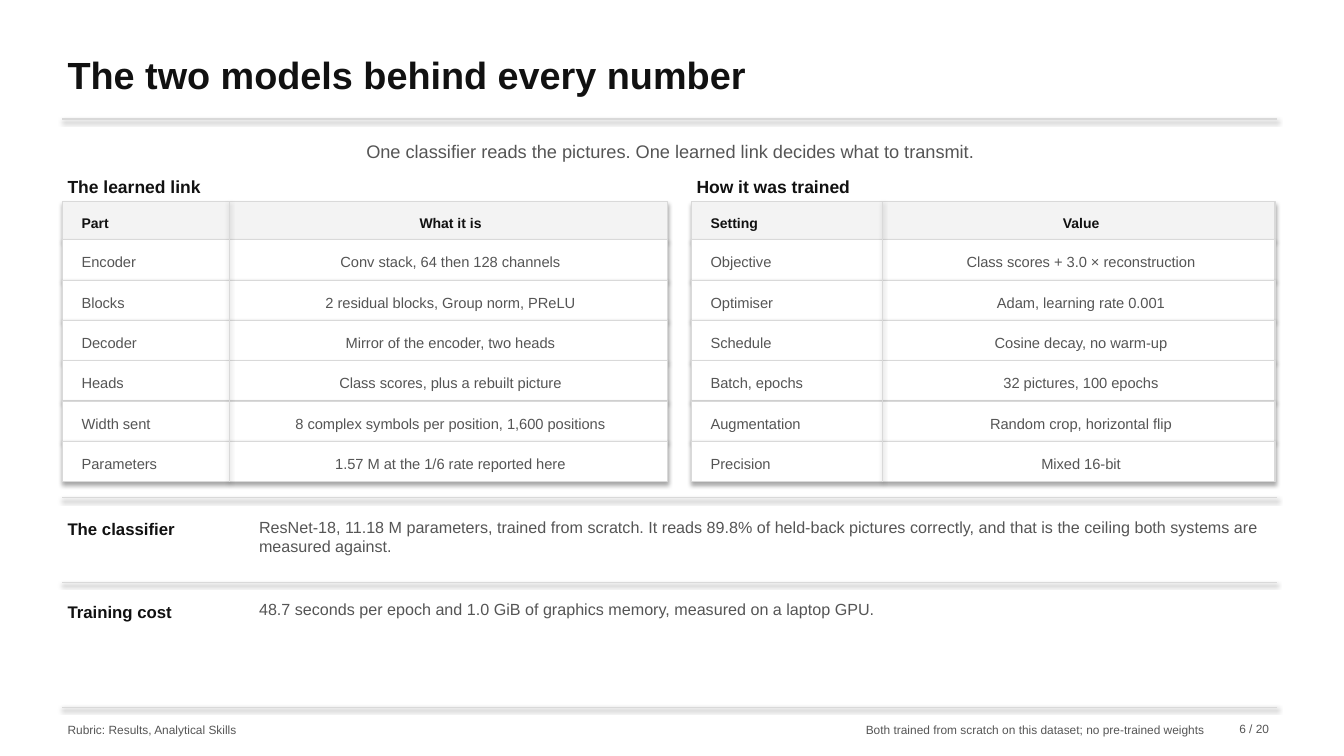
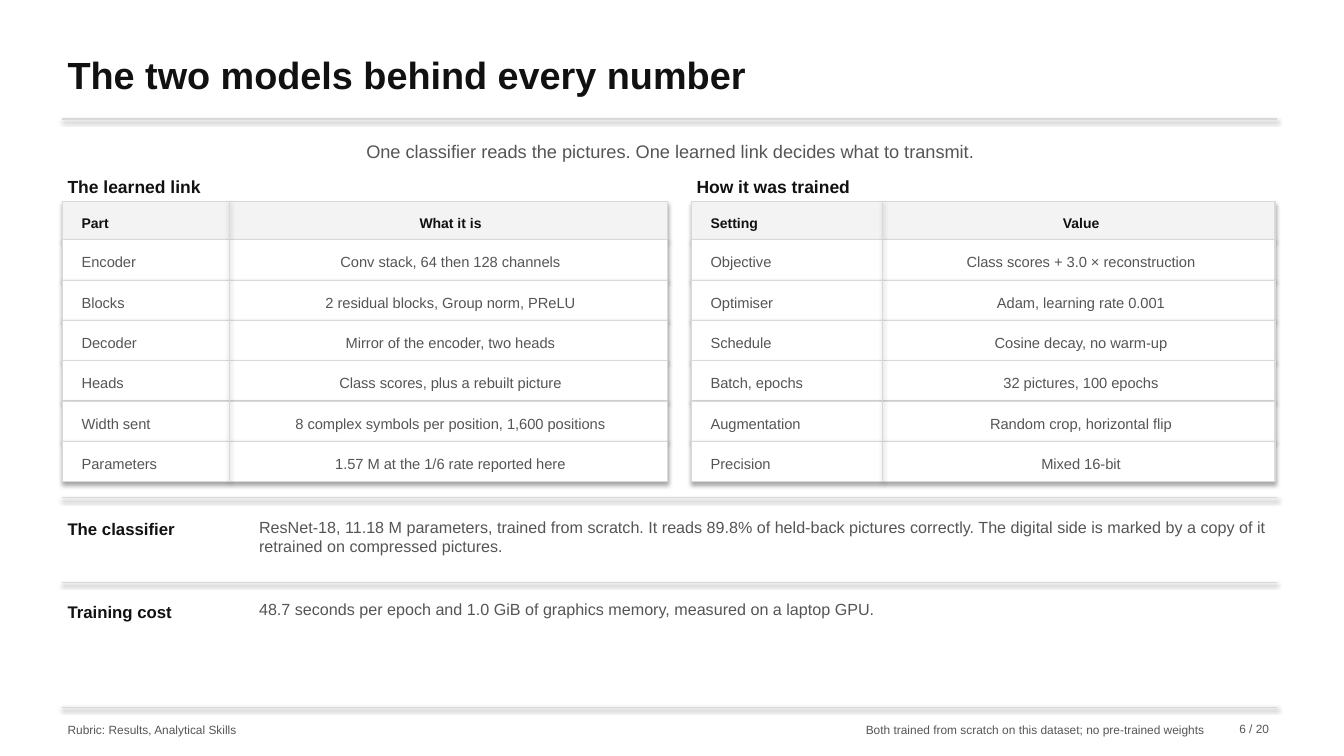
Before and after one commit to nxck2005/capstone, a slide deck: slide 6 of deliverables/review-2/semantic-communication-second-review.pptx. Drawn at 1344x756 pixels with LibreOffice and Linux fonts; fonts in the diff are those of the drawing. Boxes give left, top, right and bottom in pixels: in the first picture for what was removed or moved away, otherwise in the second. Text is boxed around its words. In the diff, an @@ line names an element or a change of style, - is before the commit and + after.

```diff
--- a/deliverables/review-2/semantic-communication-second-review.pptx
+++ b/deliverables/review-2/semantic-communication-second-review.pptx
@@ text at <box>259,521,1265,556</box>: text changed @@
-ResNet-18, 11.18 M parameters, trained from scratch. It reads 89.8% of held-back pictures correctly, and that is the ceiling both systems are measured against.
+ResNet-18, 11.18 M parameters, trained from scratch. It reads 89.8% of held-back pictures correctly. The digital side is marked by a copy of it retrained on compressed pictures.
```
Also in this commit, not shown: 8 other slides changed, 24 other files.
